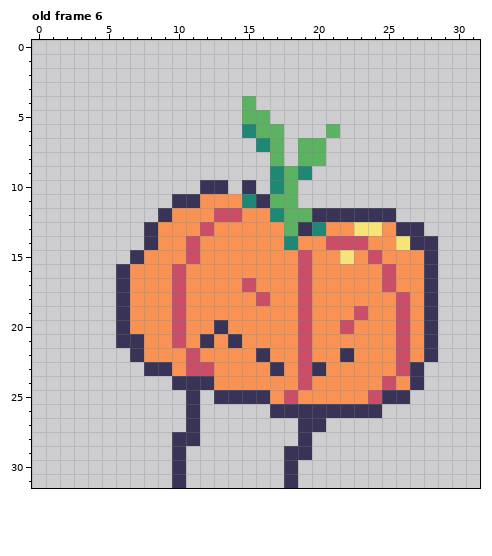
Two versions of one pixel-art file, Sprites/Kin/kin2.ase. The picture above was drawn from the file before the commit.
32x32 pixels, 30 frames. Shown: old frame 6. The commit also changed other frames, which this record leaves out.
Now the later version:
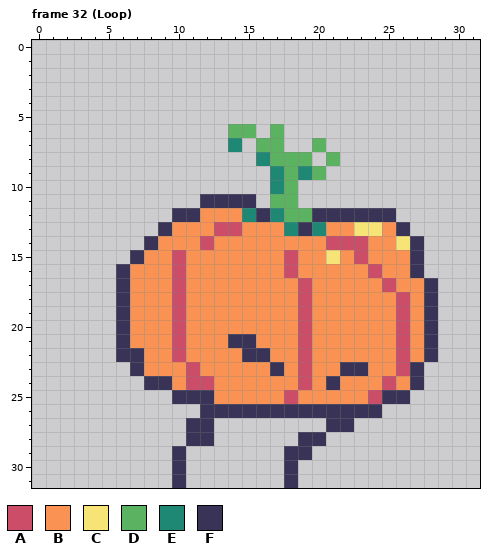
Palette (. is transparent): A #cb4d68  B #f99252  C #f7e476  D #5bb361  E #1e8875  F #393457
A new or re-ordered frame is compared with the old frame closest to it.
Edits made:
frames 30 -> 35
--- frame 32 (Loop) is new; against old frame 6
@@ x 0..31 @@
  3 ................................
- 4 ...............D................
- 5 ...............DD...............
- 6 ...............EDD...D..........
- 7 ................ED.DD...........
- 8 .................D.DD...........
- 9 .................EDE............
-10 ............FF.F.ED.............
-11 ..........FFBBBEFDD.............
-12 .........FBBBAABBEDDFFFFFF......
-13 ........FBBBABBBBBDFEBBCCBFF....
-14 ........FBBABBBBBBEBBAAABBCFF...
-15 .......FBBBABBBBBBBABBCBABBBF...
-16 ......FBBBABBBBBBBBABBBBBABBF...
-17 ......FBBBABBBBABBBABBBBBABBF...
-18 ......FBBBABBBBBABBABBBBBBABF...
-19 ......FBBBABBBBBBBBABBBABBABF...
-20 ......FBBBABBFBBBBBABBABBBABF...
-21 ......FFBBABFBFBBBBABBBBBBABF...
-22 .......FBBBABBBBFBBABBFBBBABF...
-23 ........FFBAABBBBFBAFBBBBBAF....
-24 ..........FFFBBBBBBABBBBBABF....
-25 ...........F.FFFFBABBBBBAFF.....
-26 ...........F.....FFFFFFFF.......
-27 ...........F.......FF...........
-28 ..........FF.......F............
+ 4 ................................
+ 5 ................................
+ 6 ..............DD.D..............
+ 7 ..............E.DD..D...........
+ 8 ................EDDD.D..........
+ 9 .................EDED...........
+10 .................ED.............
+11 ............FFFF.DD.............
+12 ..........FFBBBEFEDDFFFFFF......
+13 .........FBBBAABBBEFEBBCCBF.....
+14 ........FBBBABBBBBBBBAAABBCF....
+15 .......FBBABBBBBBBABBCBABBBF....
+16 ......FBBBABBBBBBBABBBBBABBF....
+17 ......FBBBABBBBBBBBABBBBBABBF...
+18 ......FBBBABBBBBBBBABBBBBBABF...
+19 ......FBBBABBBBBBBBABBBBBBABF...
+20 ......FBBBABBBBBBBBABBBBBBABF...
+21 ......FBBBABBBFFBBBABBBBBBABF...
+22 ......FFBBABBBBFFBBABBBBBBABF...
+23 .......FBBBABBBBBFBABBFFBBAF....
+24 ........FFBAABBBBBBABFBBBABF....
+25 ..........FFFBBBBBABBBBBAFF.....
+26 ............FFFFFFFFFFFFF.......
+27 ...........FF........FF.........
+28 ...........FF......FF...........
 29 ..........F.......FF............
Boxes around the changes in both pictures, in picture pixels (x1, y1, x2, y2):
changed: (116, 96, 438, 446)
